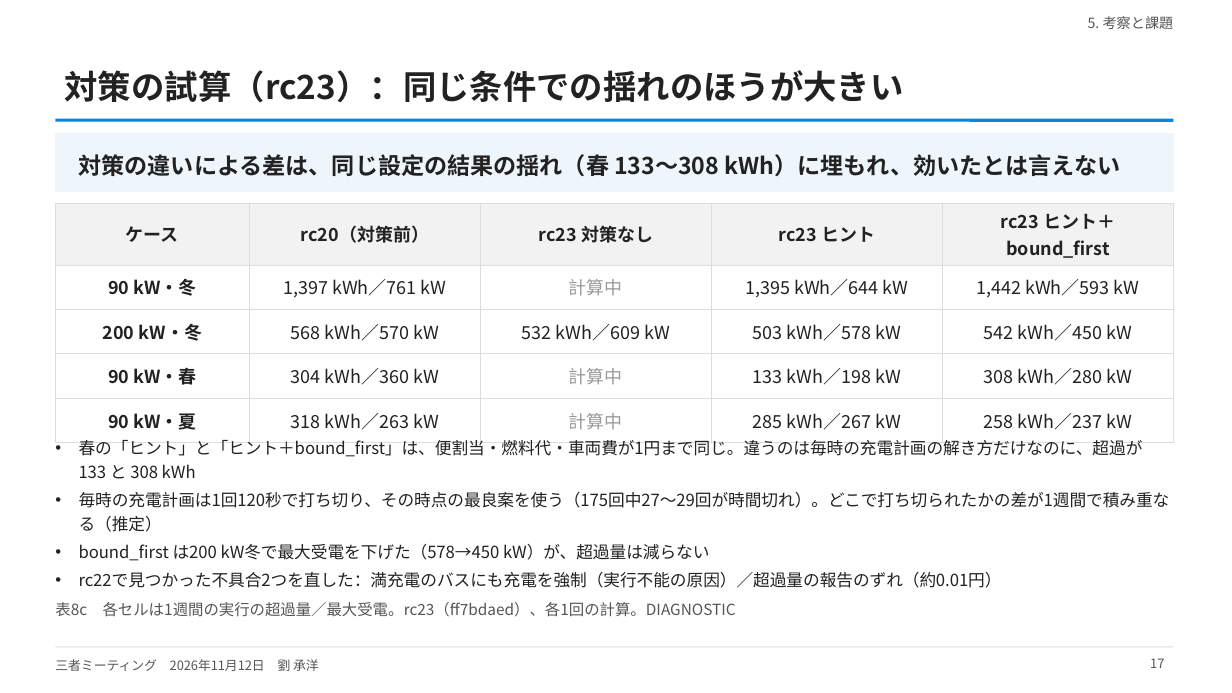
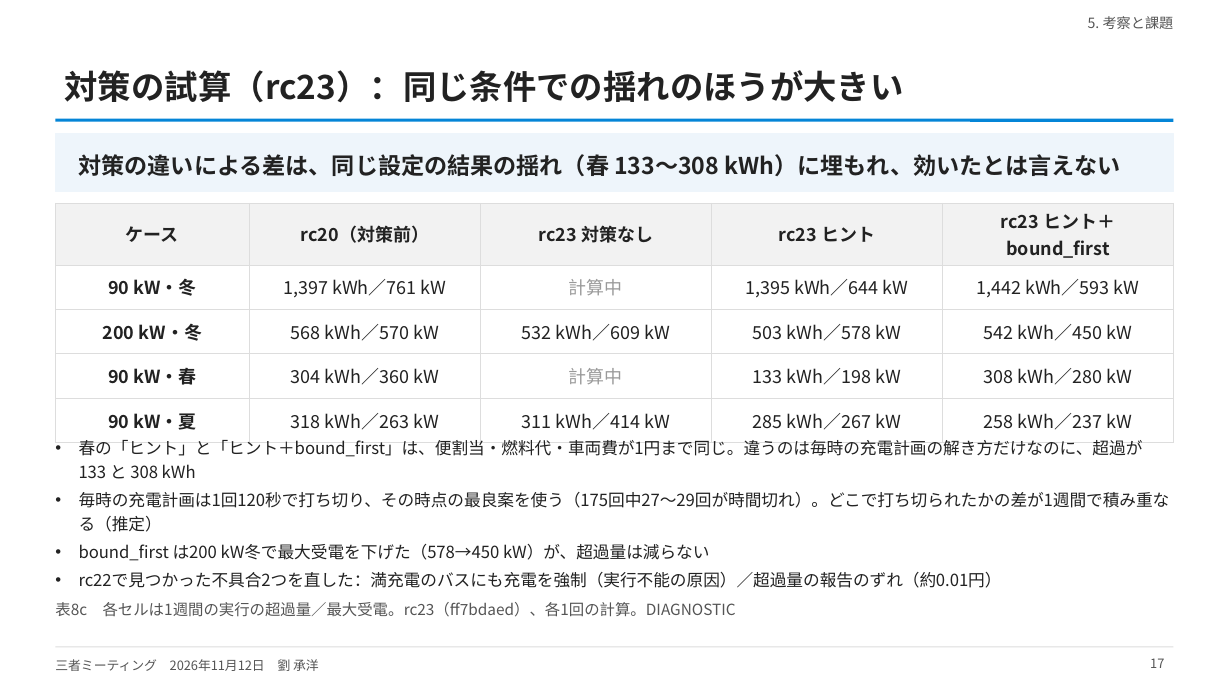
Before and after one commit to CYLIU2003/master-course, a slide deck: slide 17 of outcome/2026-11-12_three_party/three_party_20261112.pptx. Drawn at 1232x693 pixels with LibreOffice and Linux fonts; fonts in the diff are those of the drawing. Boxes give left, top, right and bottom in pixels: in the first picture for what was removed or moved away, otherwise in the second. Text is boxed around its words. In the diff, an @@ line names an element or a change of style, - is before the commit and + after.

```diff
--- a/outcome/2026-11-12_three_party/three_party_20261112.pptx
+++ b/outcome/2026-11-12_three_party/three_party_20261112.pptx
@@ table at [55,203,1174,434] @@
-row 5, column 3: 計算中
+row 5, column 3: 311 kWh／414 kW
```
Also in this commit, not shown: 1 other file.
